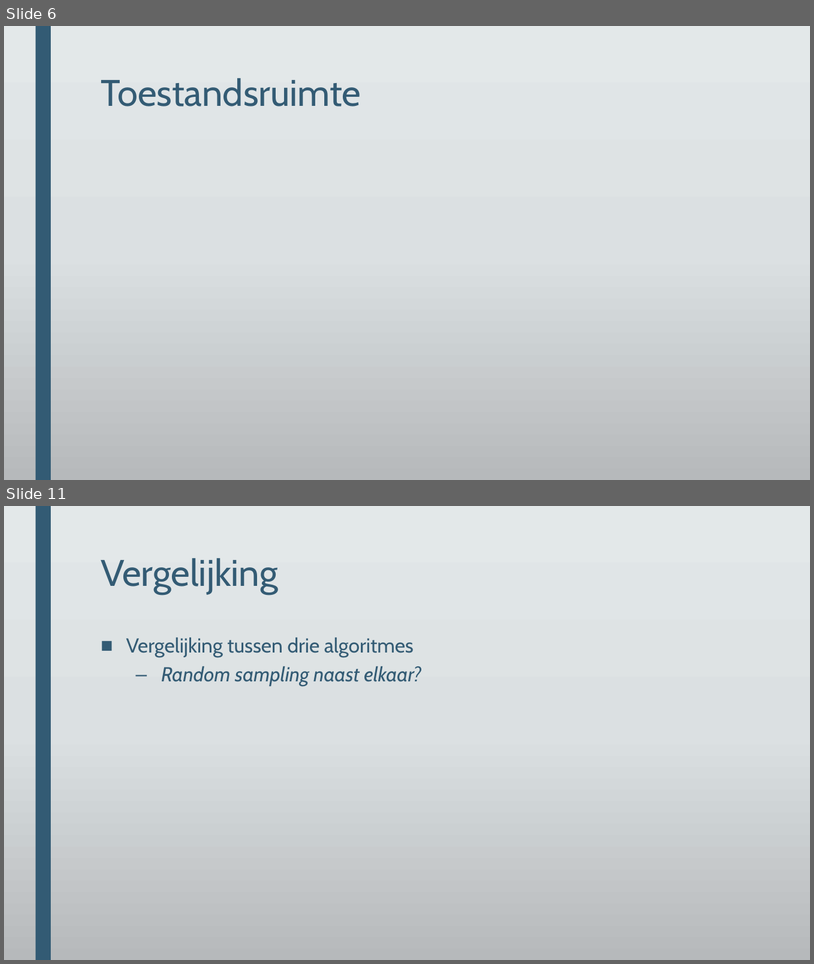
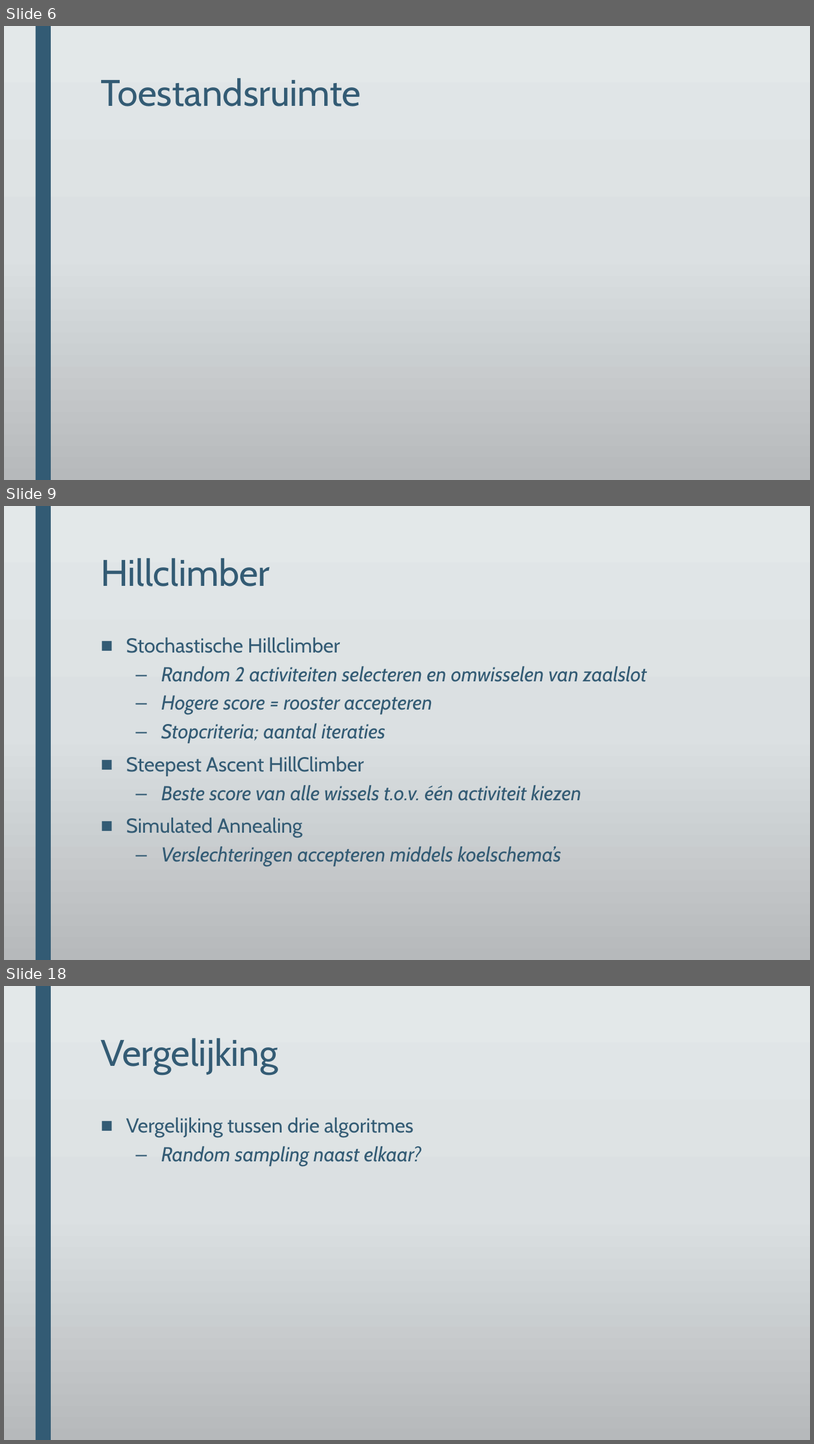
Before and after one commit to DeRoostermakers/Heuristieken, a slide deck: Presentaties/storyboard eindpresentatie.pptx. Shown one above the other, each under a label of ours: slides 6 and 11 before the commit, slides 6, 9 and 18 after it; the slides between them are not shown. The pictures are 814x964 and 814x1444 pixels, drawn with LibreOffice and Linux fonts; fonts in the diff are those of the drawing; grey boxes stand for pictures; background and template pictures are left out. Boxes give left, top, right and bottom in pixels: in the first picture for what was removed or moved away, otherwise in the second. Text is boxed around its words. In the diff, an @@ line names an element or a change of style, - is before the commit and + after.

```diff
--- a/Presentaties/storyboard eindpresentatie.pptx
+++ b/Presentaties/storyboard eindpresentatie.pptx
@@ slide 9 added at (4, 506, 810, 960), background gradient #E3E8EA to #DCE0E2 to #B6BABC; not listed: 1 template element that a slide beside it also shows @@
@@ title added at (101, 558, 270, 586), 44 pt, text #335B74 @@
+Hillclimber
@@ text added at (126, 637, 647, 866), 24 pt, text #335B74, italic @@
+■ Stochastische Hillclimber
+  – Random 2 activiteiten selecteren en omwisselen van zaalslot
+  – Hogere score = rooster accepteren
+  – Stopcriteria; aantal iteraties
+■ Steepest Ascent HillClimber
+  – Beste score van alle wissels t.o.v. één activiteit kiezen
+■ Simulated Annealing
+  – Verslechteringen accepteren middels koelschema’s
@@ what was slide 11 is now slide 18 @@
```
Also in this commit, not shown: 4 slides changed, 9 other slides added, 3 slides removed, 6 other files.
